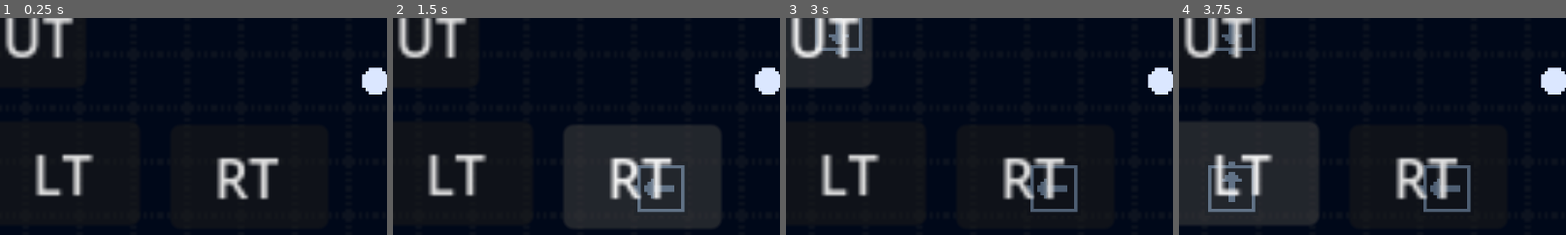
Above: before the commit, frames 1-4 (left to right).
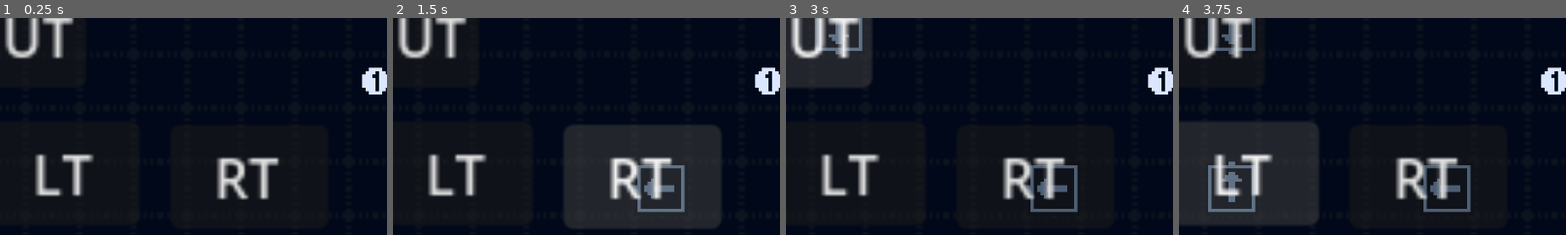
Above: after the commit, the same moments.

Repository: octokid12/JamGame
Game: Godot game, scene res://Testinglevel.tscn
Two runs of this game, one before a commit and one after it. Both use one fixed random seed, a clock stepped at 60 frames per second and the inputs below. The project has no main scene, so this scene is started directly.
Inputs:
- Up to frame 1 (0.25 s): no input
- Up to frame 2 (1.5 s): click "LT" at 0.5 s; click "RT" at 1.25 s
- Up to frame 3 (3 s): click "DT" at 2 s; click "UT" at 2.75 s
- Up to frame 4 (3.75 s): click "LT" at 3.5 s
The pictures show only the part of the screen within x 5-55%, y 42-92%; the shares and areas given below are measured in that part.

The runs differ from the first frame. In frame 1, 0.1% of the frame differs, in the area x 96-98%, y 24-34%; in frame 2, 0.1%; in frame 3, 0.1%; in frame 4, 0.1%.

Commit message:
this  may break something

Diff:
--- a/jam-game/Testinglevel.tscn
+++ b/jam-game/Testinglevel.tscn
@@ -2,20 +2,35 @@
 
 [ext_resource type="Script" uid="uid://dwyn4tcj5nxlt" path="res://Stage.gd" id="1_483ml"]
 [ext_resource type="Texture2D" uid="uid://xne7jmyus3is" path="res://Sprites/Tiles.png" id="2_6saet"]
+[ext_resource type="Texture2D" uid="uid://dbakscb32flhr" path="res://Sprites/Balls.png" id="3_6saet"]
 [ext_resource type="Script" uid="uid://dhn2iaj8aj4fp" path="res://Tiles/Scripts/guy.gd" id="3_nefs4"]
-[ext_resource type="PackedScene" uid="uid://c6t0vh22qvmvh" path="res://Tiles/Scenes/LConveryortile.tscn" id="4_l4fu0"]
-[ext_resource type="PackedScene" uid="uid://xu1u72kj5dtd" path="res://Tiles/Scenes/UConveyortile.tscn" id="5_6saet"]
-[ext_resource type="PackedScene" uid="uid://fnxtbnbyqnfs" path="res://Tiles/Scenes/RConveyortile.tscn" id="7_o3kdv"]
+[ext_resource type="PackedScene" uid="uid://c6t0vh22qvmvh" path="res://Tiles/Scenes/Conveyors/LConveryortile.tscn" id="4_l4fu0"]
+[ext_resource type="PackedScene" uid="uid://xu1u72kj5dtd" path="res://Tiles/Scenes/Conveyors/UConveyortile.tscn" id="5_6saet"]
+[ext_resource type="PackedScene" uid="uid://fnxtbnbyqnfs" path="res://Tiles/Scenes/Conveyors/RConveyortile.tscn" id="7_o3kdv"]
 [ext_resource type="Script" uid="uid://dhq8epsa0oqw3" path="res://tiles.gd" id="8_wa7lc"]
 [ext_resource type="Texture2D" uid="uid://8ata0ud2yf5p" path="res://Sprites/Tiles-11.png.png" id="9_5pxag"]
-[ext_resource type="PackedScene" uid="uid://dyvjex8fg00kd" path="res://Tiles/Scenes/Dconveyortile.tscn" id="9_nefs4"]
+[ext_resource type="PackedScene" uid="uid://dyvjex8fg00kd" path="res://Tiles/Scenes/Conveyors/Dconveyortile.tscn" id="9_nefs4"]
 
 [sub_resource type="TileSetAtlasSource" id="TileSetAtlasSource_4d7sh"]
 texture = ExtResource("2_6saet")
 2:3/0 = 0
 
+[sub_resource type="TileSetAtlasSource" id="TileSetAtlasSource_nefs4"]
+texture = ExtResource("3_6saet")
+0:0/0 = 0
+1:0/0 = 0
+2:0/0 = 0
+0:1/0 = 0
+1:1/0 = 0
+2:1/0 = 0
+0:2/0 = 0
+1:2/0 = 0
+2:2/0 = 0
+0:3/0 = 0
+
 [sub_resource type="TileSet" id="TileSet_hqns4"]
 sources/1 = SubResource("TileSetAtlasSource_4d7sh")
+sources/2 = SubResource("TileSetAtlasSource_nefs4")
 
 [sub_resource type="TileSetScenesCollectionSource" id="TileSetScenesCollectionSource_0e48y"]
 resource_name = "Tiles"
@@ -43,6 +58,7 @@
 [node name="Guy" type="TileMapLayer" parent="Tilemaps" unique_id=1582392980]
 z_index = 20
 texture_filter = 1
+tile_map_data = PackedByteArray("AAAFAP//AQACAAMAAAA=")
 tile_set = SubResource("TileSet_hqns4")
 script = ExtResource("3_nefs4")
 
--- /dev/null
+++ b/jam-game/Tiles/Scenes/Scribetile.tscn
@@ -0,0 +1,13 @@
+[gd_scene format=3 uid="uid://dbsppiwipmlvb"]
+
+[ext_resource type="Script" uid="uid://dtg618ln4u4tw" path="res://tiletemplate.gd" id="1_hytnn"]
+[ext_resource type="SpriteFrames" uid="uid://myor1c8a1qil" path="res://Tilesprites.tres" id="2_427h5"]
+
+[node name="Tiletemplate" type="Node2D" unique_id=503580613]
+script = ExtResource("1_hytnn")
+
+[node name="AnimatedSprite2D" type="AnimatedSprite2D" parent="." unique_id=805019966]
+texture_filter = 1
+sprite_frames = ExtResource("2_427h5")
+animation = &"Scribe"
+autoplay = "Scribe"
--- a/jam-game/Tiles/Scripts/guy.gd
+++ b/jam-game/Tiles/Scripts/guy.gd
@@ -1,7 +1,12 @@
 extends TileMapLayer
 var selfpos: Vector2
+
+const one = Vector2i(0, 0)
+const two = Vector2i(1, 0)
+const three = Vector2i(2, 0)
+
 
 
 func _physics_process(delta: float) -> void:
 	clear()
-	set_cell(Global.Payloadpos, 1, Vector2i(2, 3))
+	set_cell(Global.Payloadpos, 2, one)
Binary file added: jam-game/Sprites/Balls.png
Not shown, added: jam-game/Sprites/Balls.png.import
Renamed: jam-game/Tiles/Scenes/Dconveyortile.tscn -> jam-game/Tiles/Scenes/Conveyors/Dconveyortile.tscn
Renamed: jam-game/Tiles/Scenes/LConveryortile.tscn -> jam-game/Tiles/Scenes/Conveyors/LConveryortile.tscn
Renamed: jam-game/Tiles/Scenes/RConveyortile.tscn -> jam-game/Tiles/Scenes/Conveyors/RConveyortile.tscn
Renamed: jam-game/Tiles/Scenes/UConveyortile.tscn -> jam-game/Tiles/Scenes/Conveyors/UConveyortile.tscn
